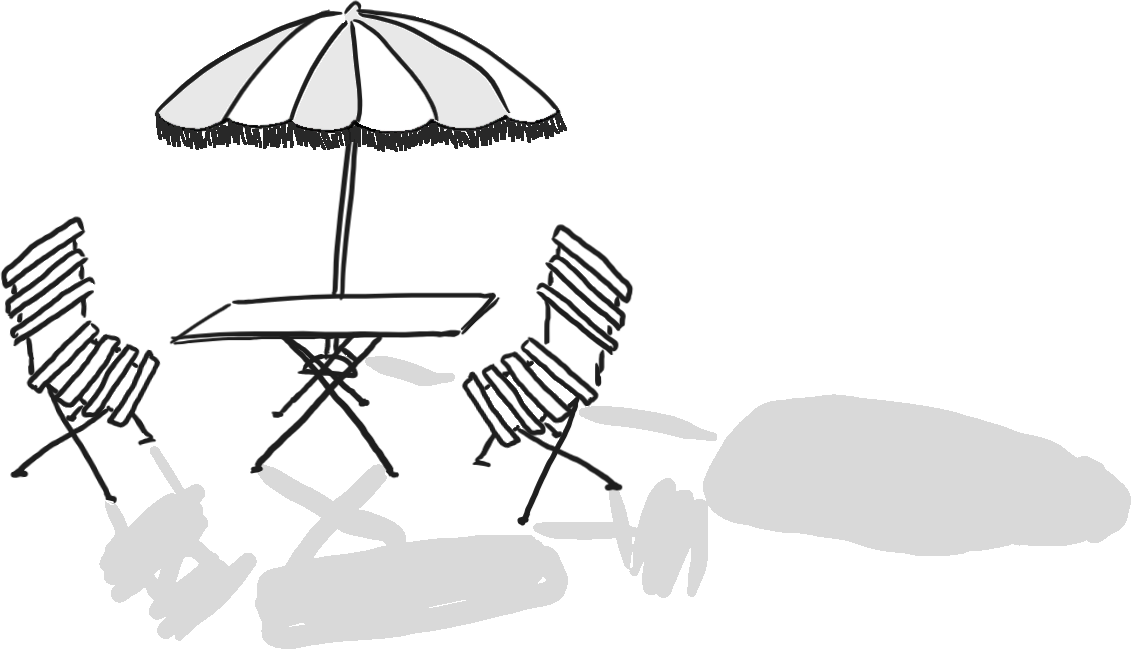
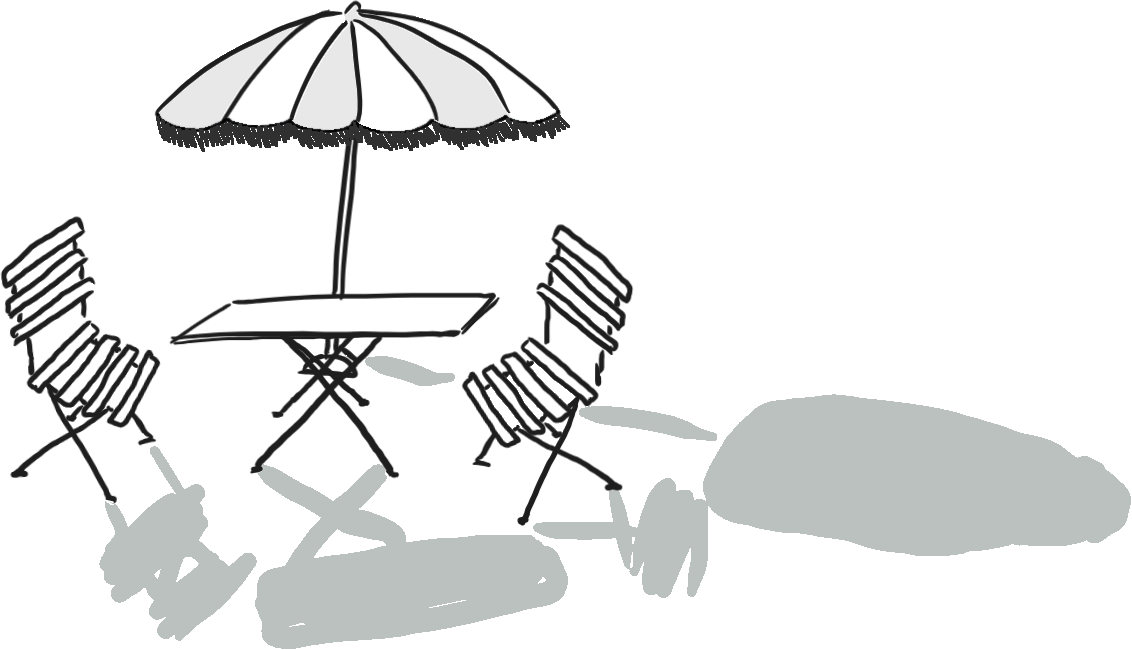
The second (1132, 650) image is a revision of the first. Changes to its layers:
"Calque 5": opacity 0% → 100%, painted on it over [99, 113, 1131, 649]
"Calque 6": opacity 0% → 100%, painted on it over [99, 113, 1131, 649]
"Calque 4": opacity 0% → 100%, painted on it over [99, 113, 1131, 649]
painted on "Calque 3" over [99, 121, 1131, 649]
